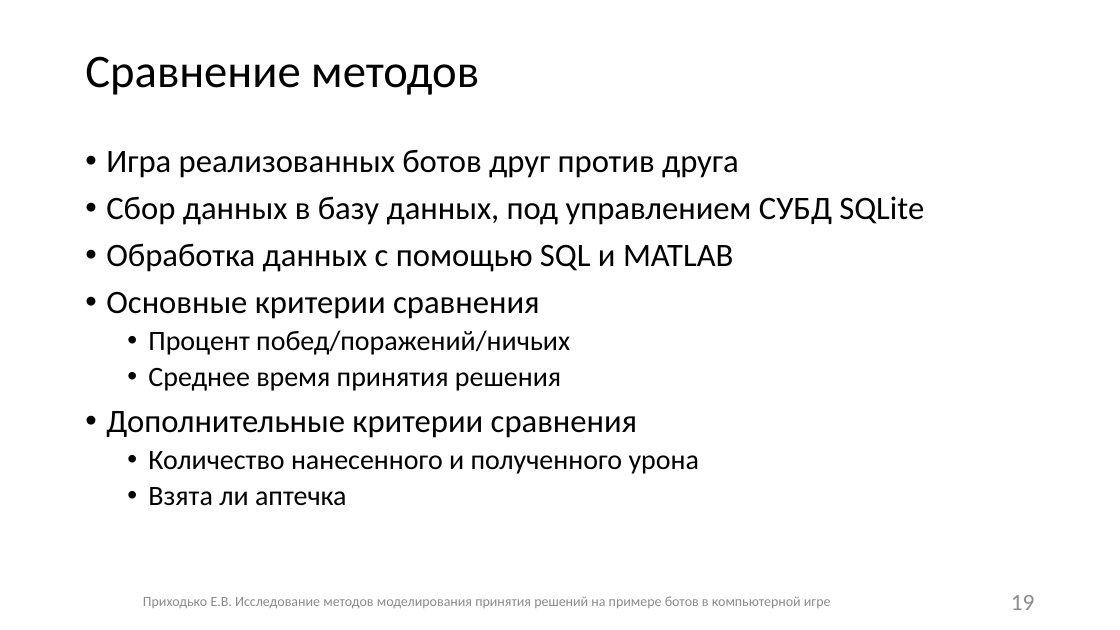
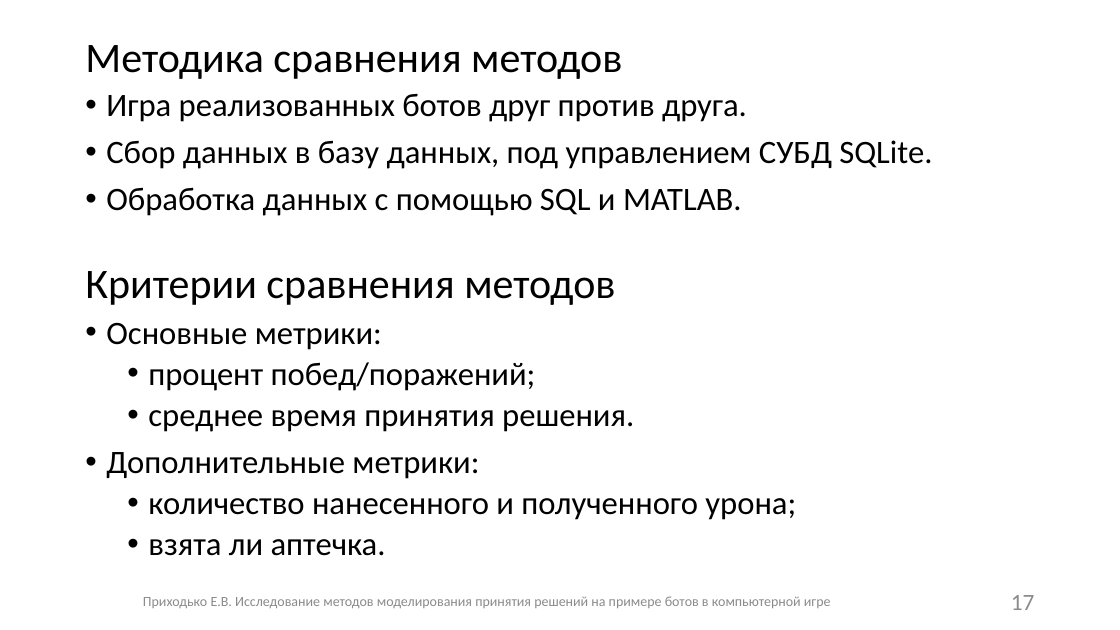
Before and after one commit to Fck-r-sns/Game_AI_thesis, a slide deck: slide 17 of Презентация.pptx (slide 19 before the commit). Drawn at 1120x630 pixels with LibreOffice and Linux fonts; fonts in the diff are those of the drawing. Boxes give left, top, right and bottom in pixels: in the first picture for what was removed or moved away, otherwise in the second. Text is boxed around its words. In the diff, an @@ line names an element or a change of style, - is before the commit and + after.

```diff
--- a/Презентация.pptx
+++ b/Презентация.pptx
@@ title at [85, 45, 622, 79]: text changed; size 40 to 36 pt @@
-Сравнение методов
+Методика сравнения методов
@@ text at [106, 93, 932, 216]: text changed @@
-• Игра реализованных ботов друг против друга
-• Сбор данных в базу данных, под управлением СУБД SQLite
-• Обработка данных с помощью SQL и MATLAB
-• Основные критерии сравнения
-  • Процент побед/поражений/ничьих
-  • Среднее время принятия решения
-• Дополнительные критерии сравнения
-  • Количество нанесенного и полученного урона
-  • Взята ли аптечка
+• Игра реализованных ботов друг против друга.
+• Сбор данных в базу данных, под управлением СУБД SQLite.
+• Обработка данных с помощью SQL и MATLAB.
@@ text added at [85, 271, 615, 305], 36 pt, text #000000 @@
+Критерии сравнения методов
@@ text added at [106, 322, 796, 556], 28 pt, text #000000 @@
+• Основные метрики:
+  • процент побед/поражений;
+  • среднее время принятия решения.
+• Дополнительные метрики:
+  • количество нанесенного и полученного урона;
+  • взята ли аптечка.
@@ page number at [1011, 595, 1035, 610]: text changed @@
-19
+17
```
Also in this commit, not shown: 15 other slides changed, 1 slide added, 1 slide removed, 2 other files.
